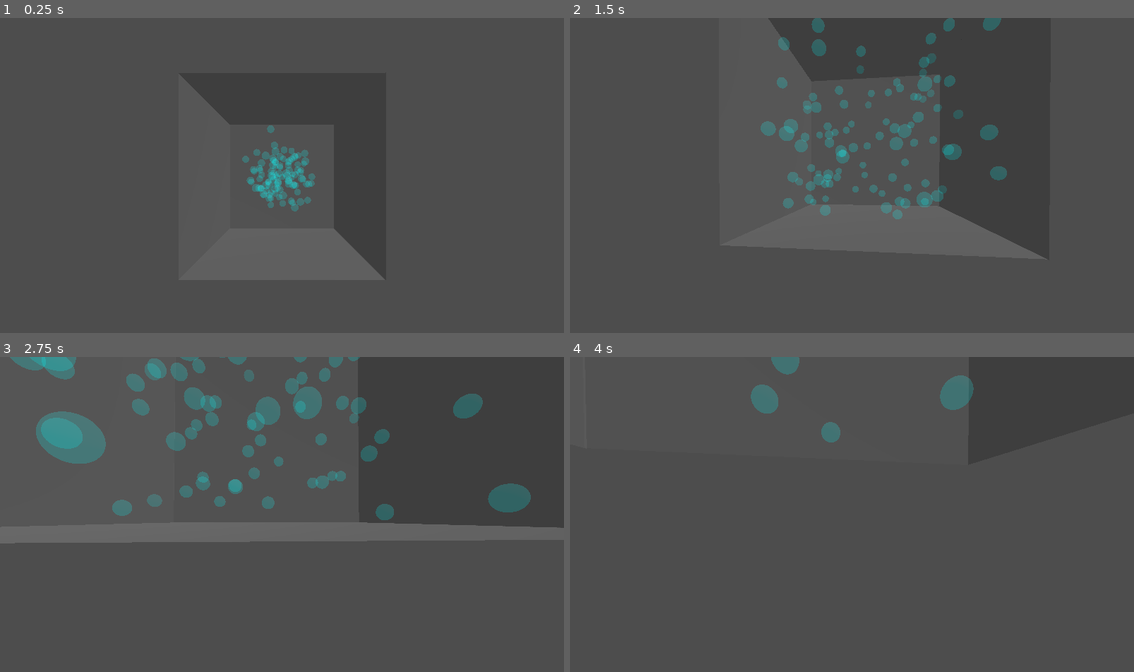
Above: before the commit, frames 1-4 (two rows, left to right).
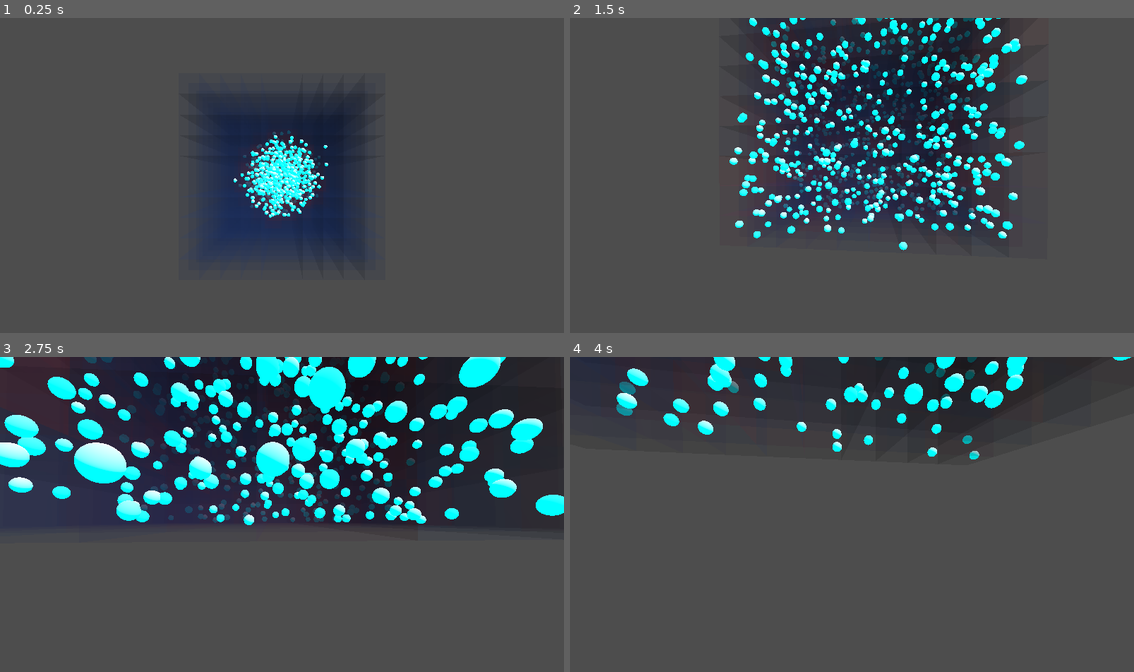
Above: after the commit, the same moments.

Repository: AporSz/AI_uni
Game: Godot game, scene res://main.tscn
The game is run twice, just before and just after one commit, with the same random seed, the same clock (stepped at 60 frames per second) and the same inputs.
Inputs (mouse positions are in pixels of both pictures, inside the frame that each line leads up to):
- Up to frame 1 (0.25 s): no input
- Up to frame 2 (1.5 s): tap Enter at 0.5 s; move the mouse to (880, 175) at 0.52 s; hold Shift 0.53-1.28 s; hold W from 0.53 s (still down); click (880, 175) at 0.67 s; tap Space at 0.77 s; move the mouse to (823, 178) at 1.27 s; tap Shift at 1.35 s
- Up to frame 3 (2.75 s): keep holding W; tap Space at 1.52 s; move the mouse to (293, 511) at 2.02 s; hold Shift from 2.03 s (still down)
- Up to frame 4 (4 s): keep holding W; move the mouse to (846, 520) at 2.77 s; release Shift at 2.78 s; tap Shift at 2.85 s; click (846, 520) at 2.92 s; tap Space at 3.02, 3.77 s; move the mouse to (891, 520) at 3.52 s; hold Shift from 3.53 s (still down)

The runs differ from the first frame. In frame 1, 16% of the frame differs, in the area x 31-69%, y 23-84%; in frame 2, 32%; in frame 3, 54%, in the area x 0-100%, y 0-60%; in frame 4, 18%.

Commit message:
simulating entropy

Diff:
--- /dev/null
+++ b/hw1/part1/entropySimulator/gridvisualiser.gd
@@ -0,0 +1,76 @@
+extends MultiMeshInstance3D
+
+@export var n: int = 10
+@export var total_room_size: float = 20.0
+
+# --- HEATMAP SETTINGS ---
+@export var spawner_node: Node3D # We will drag the Spawner here in the Inspector!
+@export var max_heat_threshold: int = 5 # 3 particles in a box = 100% red
+@export var color_cold: Color = Color(0.0, 0.2, 0.502, 1.0) # Faint blue
+@export var color_hot: Color = Color(1.0, 0.0, 0.0, 1.0)  # Bright semi-transparent red
+
+var sub_box_size: float
+var grid_counts: Array[int] = []
+
+func _ready():
+	sub_box_size = total_room_size / float(n)
+
+	multimesh = MultiMesh.new()
+	multimesh.transform_format = MultiMesh.TRANSFORM_3D
+	multimesh.use_colors = true
+	multimesh.instance_count = n * n * n
+
+	var box_shape = BoxMesh.new()
+	box_shape.size = Vector3.ONE * sub_box_size
+	multimesh.mesh = box_shape
+
+	grid_counts.resize(multimesh.instance_count)
+	grid_counts.fill(0)
+
+	generate_grid()
+
+func generate_grid():
+	var index = 0
+	var start_pos = -(total_room_size / 2.0) + (sub_box_size / 2.0)
+
+	for x in range(n):
+		for y in range(n):
+			for z in range(n):
+				var pos = Vector3(
+					start_pos + x * sub_box_size,
+					start_pos + y * sub_box_size,
+					start_pos + z * sub_box_size
+				)
+				var transform = Transform3D(Basis(), pos)
+				multimesh.set_instance_transform(index, transform)
+				multimesh.set_instance_color(index, color_cold)
+				index += 1
+
+func _process(_delta):
+	if not spawner_node:
+		return
+
+	grid_counts.fill(0)
+
+	for particle in spawner_node.get_children():
+		# This ignores any random static nodes sitting in the Spawner by accident!
+		if not particle is CharacterBody3D:
+			continue
+
+		var pos = particle.global_position
+		var shift = total_room_size / 2.0
+
+		# CRITICAL FIX: floori() returns integers, preventing the Array crash!
+		var grid_x = floori((pos.x + shift) / sub_box_size)
+		var grid_y = floori((pos.y + shift) / sub_box_size)
+		var grid_z = floori((pos.z + shift) / sub_box_size)
+
+		if grid_x >= 0 and grid_x < n and grid_y >= 0 and grid_y < n and grid_z >= 0 and grid_z < n:
+			var index = grid_x * (n * n) + grid_y * n + grid_z
+			grid_counts[index] += 1
+
+	for i in range(multimesh.instance_count):
+		var count = grid_counts[i]
+		var heat = min(float(count) / float(max_heat_threshold), 1.0)
+		var new_color = color_cold.lerp(color_hot, heat)
+		multimesh.set_instance_color(i, new_color)
--- a/hw1/part1/entropySimulator/main.tscn
+++ b/hw1/part1/entropySimulator/main.tscn
@@ -4,6 +4,12 @@
 [ext_resource type="Script" uid="uid://vsv3olaeqhha" path="res://freecam.gd" id="2_0xm2m"]
 [ext_resource type="Script" uid="uid://djkhdus4y3okx" path="res://spawner.gd" id="3_h2yge"]
 [ext_resource type="PackedScene" uid="uid://c523c1jncc02b" path="res://scenes/particle.tscn" id="4_1bvp3"]
+[ext_resource type="Script" uid="uid://dpx2mp5l71oot" path="res://gridvisualiser.gd" id="5_lquwl"]
+
+[sub_resource type="StandardMaterial3D" id="StandardMaterial3D_7mycd"]
+transparency = 1
+vertex_color_use_as_albedo = true
+albedo_color = Color(1, 1, 1, 0.39215687)
 
 [node name="main" type="Node3D" unique_id=1762816396]
 
@@ -37,3 +43,10 @@
 script = ExtResource("3_h2yge")
 particle_scene = ExtResource("4_1bvp3")
 spawn_area_size = 4.0
+
+[node name="gridvisualiser" type="MultiMeshInstance3D" parent="." unique_id=298877851 node_paths=PackedStringArray("spawner_node")]
+material_override = SubResource("StandardMaterial3D_7mycd")
+script = ExtResource("5_lquwl")
+spawner_node = NodePath("../spawner")
+color_cold = Color(0, 0.2, 0.5019608, 0.3137255)
+color_hot = Color(1, 0, 0, 0.3137255)
--- a/hw1/part1/entropySimulator/scenes/border.tscn
+++ b/hw1/part1/entropySimulator/scenes/border.tscn
@@ -8,7 +8,7 @@
 
 [sub_resource type="StandardMaterial3D" id="StandardMaterial3D_s64y5"]
 transparency = 1
-albedo_color = Color(0.6784314, 0.6784314, 0.6784314, 0.19607843)
+albedo_color = Color(0.6784314, 0.6784314, 0.6784314, 0)
 
 [sub_resource type="PlaneMesh" id="PlaneMesh_x3n4t"]
 
--- a/hw1/part1/entropySimulator/scenes/particle.gd
+++ b/hw1/part1/entropySimulator/scenes/particle.gd
@@ -3,7 +3,11 @@
 @export var start_speed: float = 10.0
 @export var mass: float = 1.0
 
+# Grab a reference to the mesh node as soon as the particle is created
+@export var mesh: MeshInstance3D
+
 func _ready():
+	# 1. SET RANDOM VELOCITY
 	# Give the particle a random starting direction
 	var random_dir = Vector3(
 		randf_range(-1.0, 1.0),
@@ -11,6 +15,23 @@
 		randf_range(-1.0, 1.0)
 	).normalized()
 	velocity = random_dir * start_speed
+
+	# 2. SET RANDOM COLOR
+	# Get whatever material is currently on the mesh
+	var mat = mesh.get_active_material(0)
+
+	if mat:
+		# Duplicate it so this particle doesn't share its color with the others
+		var unique_mat = mat.duplicate()
+
+		# Generate a random color.
+		# using Color.from_hsv() instead of pure random RGB ensures the
+		# colors are bright and vibrant, avoiding muddy browns and dark grays!
+		var random_hue = randf() # A random number between 0.0 and 1.0
+		unique_mat.albedo_color = Color.from_hsv(random_hue, 0.8, 0.9)
+
+		# Apply the new unique material back to the mesh
+		mesh.set_surface_override_material(0, unique_mat)
 
 func _physics_process(delta: float):
 	var collision = move_and_collide(velocity * delta)
--- a/hw1/part1/entropySimulator/scenes/particle.tscn
+++ b/hw1/part1/entropySimulator/scenes/particle.tscn
@@ -8,22 +8,22 @@
 transparency = 1
 albedo_color = Color(0.011764706, 0.42352942, 1, 0.19607843)
 emission_enabled = true
-emission = Color(0, 3.0956461, 5.912981, 1)
+emission = Color(0, 0.5019608, 1, 1)
 emission_energy_multiplier = 2.0
 
 [sub_resource type="SphereMesh" id="SphereMesh_pxd2d"]
 material = SubResource("StandardMaterial3D_kgu82")
 
-[node name="particle" type="Node3D" unique_id=1282146114]
-
-[node name="CharacterBody3D" type="CharacterBody3D" parent="." unique_id=1611468909]
+[node name="CharacterBody3D" type="CharacterBody3D" unique_id=1611468909 node_paths=PackedStringArray("mesh")]
+transform = Transform3D(0.5, 0, 0, 0, 0.5, 0, 0, 0, 0.5, 0, 0, 0)
 motion_mode = 1
 wall_min_slide_angle = 0.0
 script = ExtResource("1_jw3tu")
+mesh = NodePath("CollisionShape3D/MeshInstance3D")
 
-[node name="CollisionShape3D" type="CollisionShape3D" parent="CharacterBody3D" unique_id=962073824]
+[node name="CollisionShape3D" type="CollisionShape3D" parent="." unique_id=962073824]
 shape = SubResource("SphereShape3D_qa6nv")
 debug_fill = false
 
-[node name="MeshInstance3D" type="MeshInstance3D" parent="CharacterBody3D/CollisionShape3D" unique_id=304374789]
+[node name="MeshInstance3D" type="MeshInstance3D" parent="CollisionShape3D" unique_id=304374789]
 mesh = SubResource("SphereMesh_pxd2d")
--- a/hw1/part1/entropySimulator/spawner.gd
+++ b/hw1/part1/entropySimulator/spawner.gd
@@ -1,7 +1,7 @@
 extends Node3D
 
 @export var particle_scene: PackedScene
-@export var number_of_particles: int = 100
+@export var number_of_particles: int = 1000
 # Since your box is 10x10x10, an 8x8x8 spawn area keeps them safely away from the walls initially
 @export var spawn_area_size: float = 8.0
 
Not shown, added: hw1/part1/entropySimulator/gridvisualiser.gd.uid
